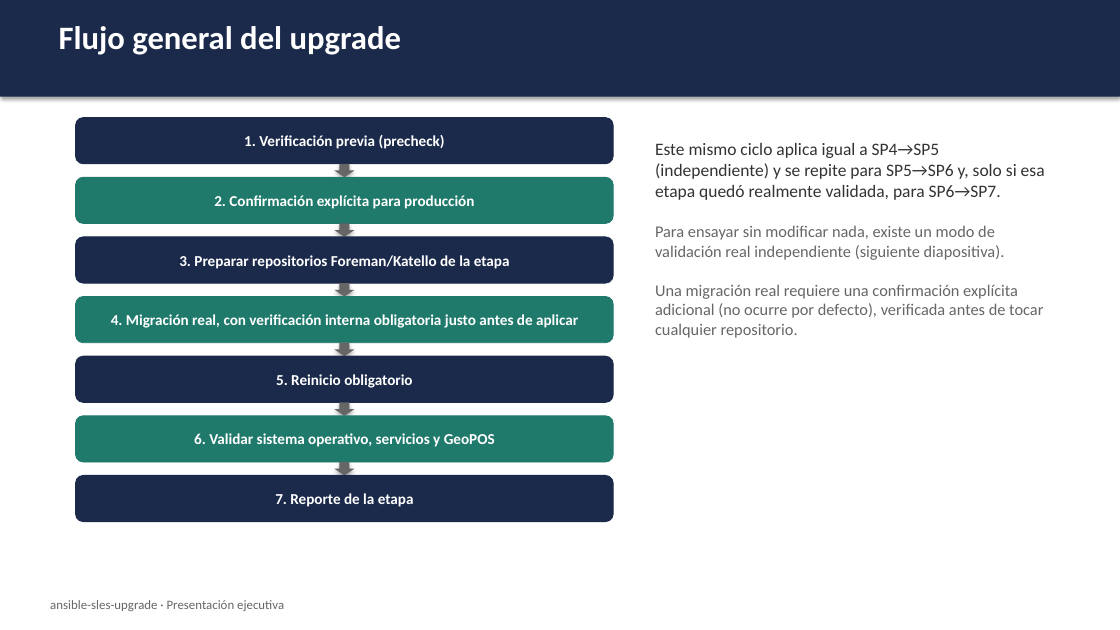
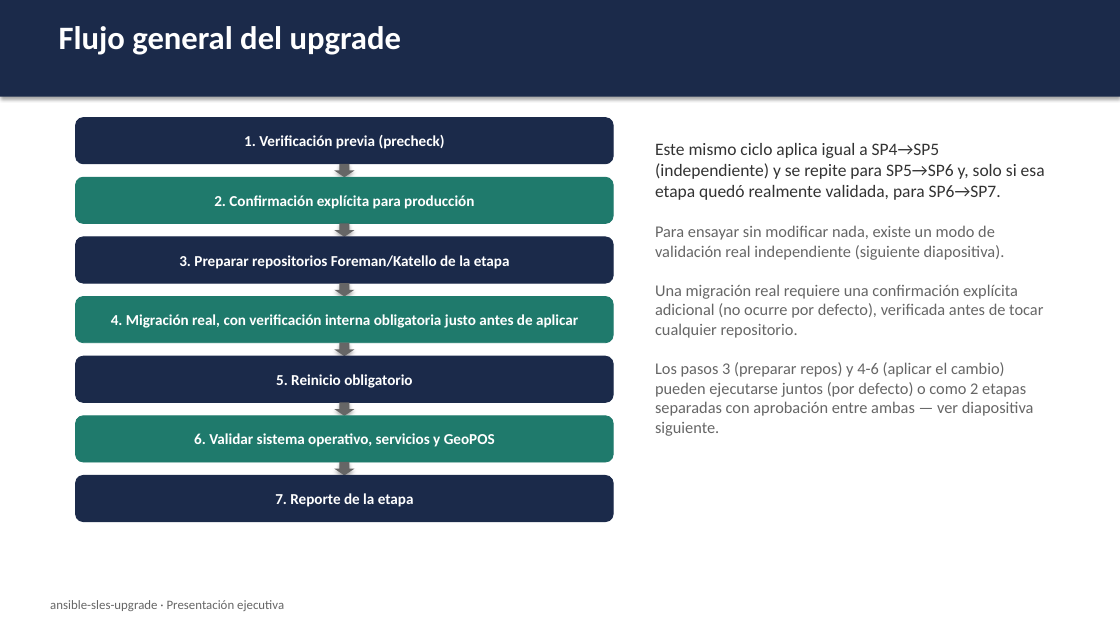
Before and after one commit to colcomerciodevs/Upgrade, a slide deck: slide 5 of sles15-upgradeV1/docs/presentacion/ansible-sles-upgrade-presentacion-ejecutiva.pptx. Drawn at 1120x630 pixels with LibreOffice and Linux fonts; fonts in the diff are those of the drawing. Boxes give left, top, right and bottom in pixels: in the first picture for what was removed or moved away, otherwise in the second. Text is boxed around its words. In the diff, an @@ line names an element or a change of style, - is before the commit and + after.

```diff
--- a/sles15-upgradeV1/docs/presentacion/ansible-sles-upgrade-presentacion-ejecutiva.pptx
+++ b/sles15-upgradeV1/docs/presentacion/ansible-sles-upgrade-presentacion-ejecutiva.pptx
@@ text at <box>655,362,1034,436</box>: paragraph added @@
+Los pasos 3 (preparar repos) y 4-6 (aplicar el cambio) pueden ejecutarse juntos (por defecto) o como 2 etapas separadas con aprobación entre ambas — ver diapositiva siguiente.
```
Also in this commit, not shown: 3 other slides changed, 1 slide added, 15 other files.
